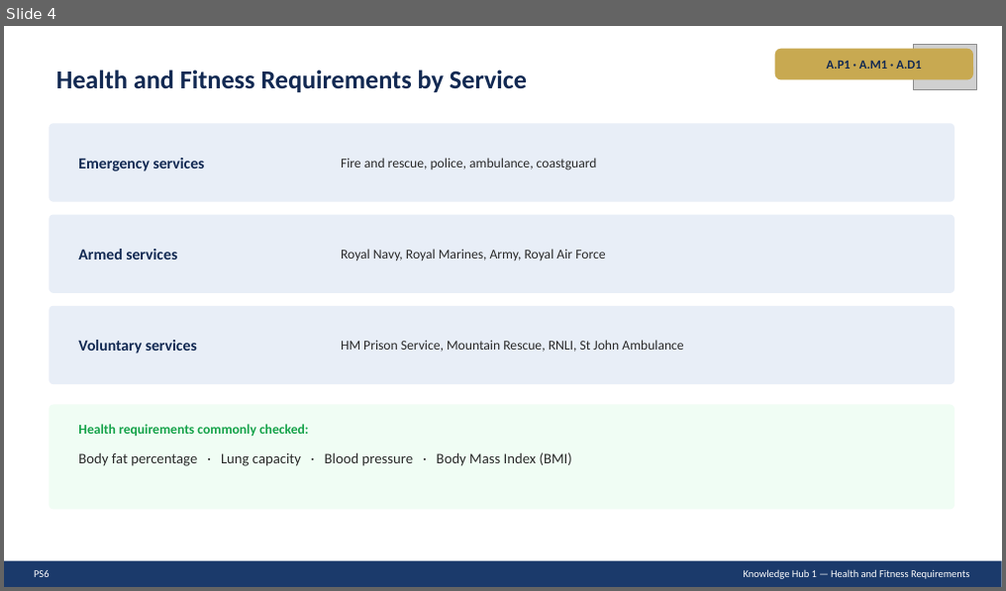
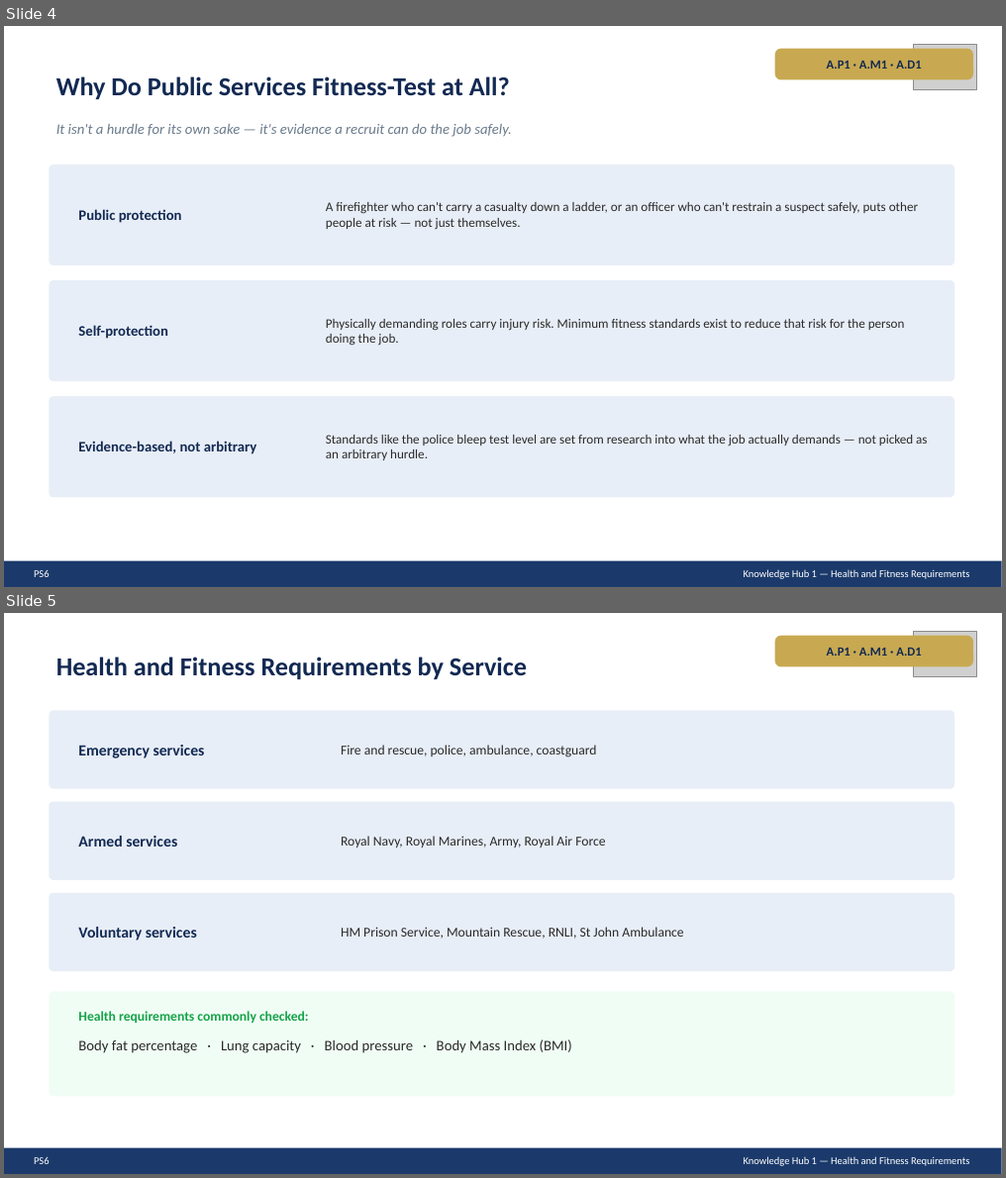
Before and after one commit to JJ2026Outdoor/ACOutdoorEd, a slide deck: PS6TakingPartFitnessTestingSlides.pptx. Shown one above the other, each under a label of ours: slide 4 before the commit, slides 4 and 5 after it. The pictures are 1006x591 and 1006x1178 pixels, drawn with LibreOffice and Linux fonts; fonts in the diff are those of the drawing; grey boxes stand for pictures. Boxes give left, top, right and bottom in pixels: in the first picture for what was removed or moved away, otherwise in the second. Text is boxed around its words. In the diff, an @@ line names an element or a change of style, - is before the commit and + after.

```diff
--- a/PS6TakingPartFitnessTestingSlides.pptx
+++ b/PS6TakingPartFitnessTestingSlides.pptx
@@ slide 4 added at <box>4,26,1002,587</box>, background #FFFFFF @@
@@ rounded rectangle added at <box>775,49,973,79</box>, fill #C8A951 @@
@@ picture added at <box>914,45,977,89</box> @@
@@ text added at <box>56,76,510,99</box>, 25 pt, text #122952, bold @@
+Why Do Public Services Fitness-Test at All?
@@ text added at <box>827,61,921,69</box>, 12 pt, text #122952, bold @@
+A.P1 · A.M1 · A.D1
@@ text added at <box>56,124,512,137</box>, 14 pt, text #6B7B8C, italic @@
+It isn't a hurdle for its own sake — it's evidence a recruit can do the job safely.
@@ rounded rectangle added at <box>49,165,954,266</box>, fill #E8EEF7 @@
@@ text added at <box>326,202,918,229</box>, 12.5 pt, text #2A2A2A @@
+A firefighter who can't carry a casualty down a ladder, or an officer who can't restrain a suspect safely, puts other people at risk — not just themselves.
@@ text added at <box>78,209,182,223</box>, 14 pt, text #122952, bold @@
+Public protection
@@ rounded rectangle added at <box>49,280,954,381</box>, fill #E8EEF7 @@
@@ text added at <box>326,319,905,346</box>, 12.5 pt, text #2A2A2A @@
+Physically demanding roles carry injury risk. Minimum fitness standards exist to reduce that risk for the person doing the job.
@@ text added at <box>78,325,168,339</box>, 14 pt, text #122952, bold @@
+Self-protection
@@ rounded rectangle added at <box>49,396,954,497</box>, fill #E8EEF7 @@
@@ text added at <box>78,441,257,455</box>, 14 pt, text #122952, bold @@
+Evidence-based, not arbitrary
@@ text added at <box>326,435,927,461</box>, 12.5 pt, text #2A2A2A @@
+Standards like the police bleep test level are set from research into what the job actually demands — not picked as an arbitrary hurdle.
@@ rectangle added at <box>4,562,1002,587</box>, fill #1B3A6B @@
@@ text added at <box>34,570,49,577</box>, 10 pt, text #FFFFFF @@
+PS6
@@ text added at <box>744,570,969,579</box>, 10 pt, text #FFFFFF @@
+Knowledge Hub 1 — Health and Fitness Requirements
@@ what was slide 4 is now slide 5 @@
```
Also in this commit, not shown: 3 slides changed, 2 other slides added, 2 other files.
